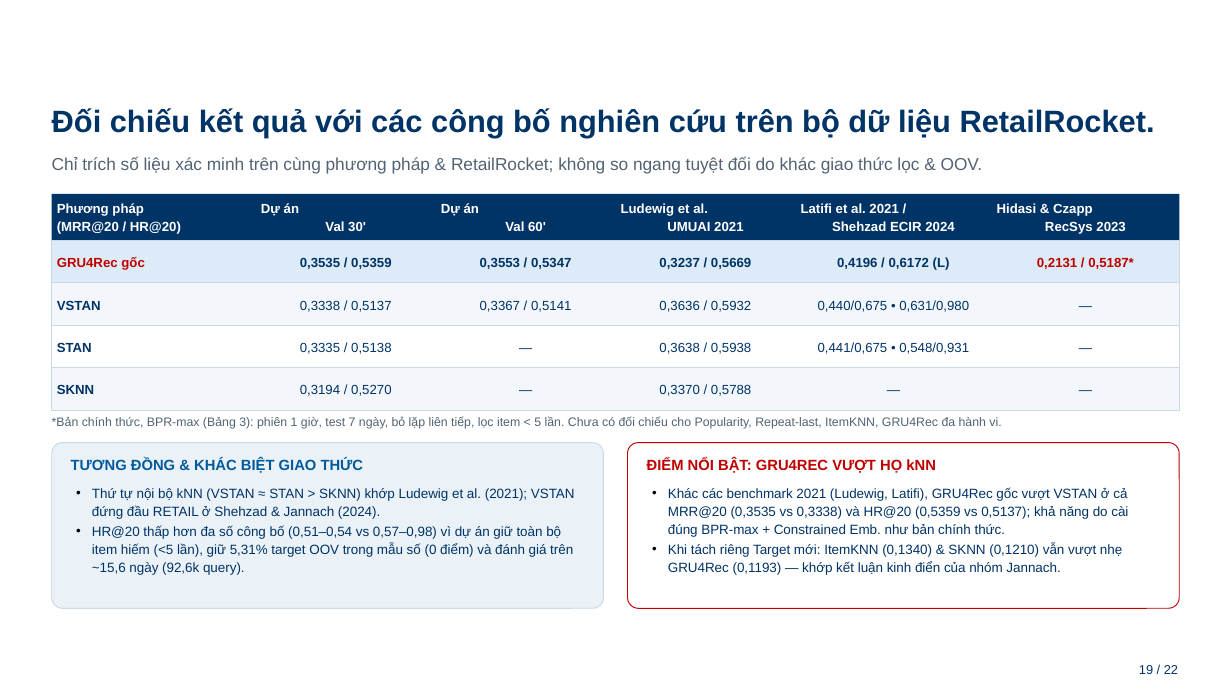
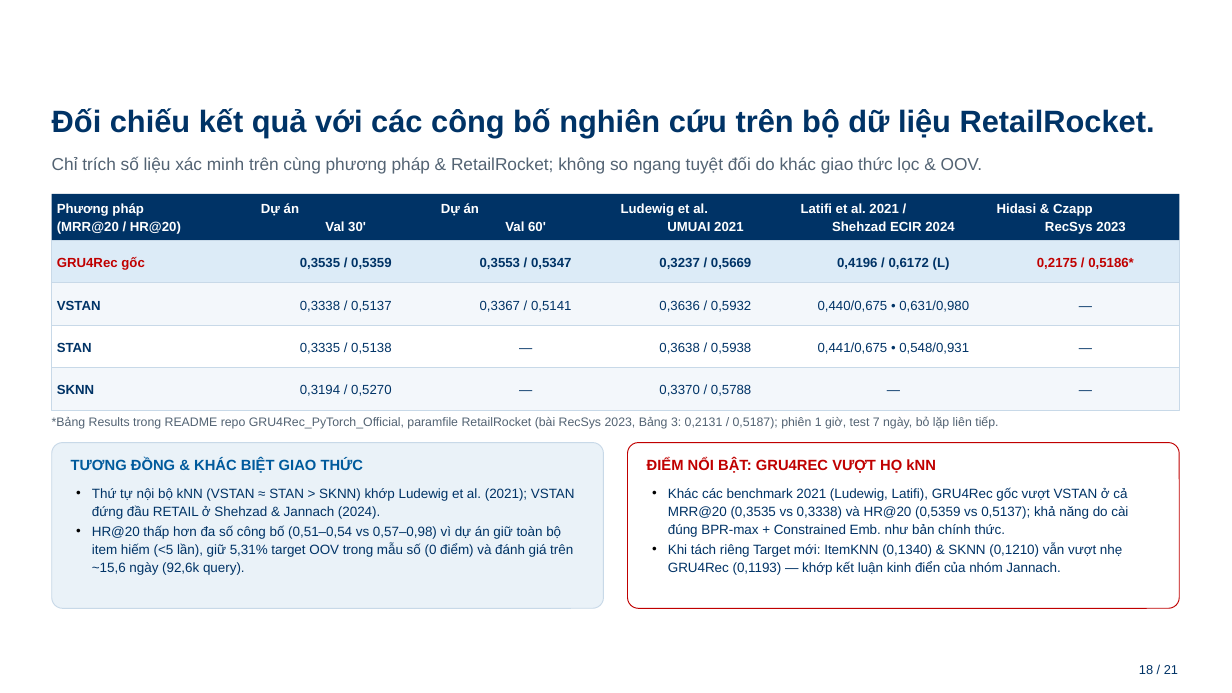
Before and after one commit to Mymark1010/MultiBehavior_Product_Recommendation_System, a slide deck: slide 18 of docs/BAO_CAO_TIEN_DO_PROJECT3_HUST_27_11.pptx (slide 19 before the commit). Drawn at 1232x693 pixels with LibreOffice and Linux fonts; fonts in the diff are those of the drawing; background and template pictures are left out. Boxes give left, top, right and bottom in pixels: in the first picture for what was removed or moved away, otherwise in the second. Text is boxed around its words. In the diff, an @@ line names an element or a change of style, - is before the commit and + after.

Commit message:
Remove notebook 13 (official GRU4Rec check) and its bridge, tests, report and model; deck drops the NB13 slide (21 slides) and cites the official repo README numbers on the literature slide

```diff
--- a/docs/BAO_CAO_TIEN_DO_PROJECT3_HUST_27_11.pptx
+++ b/docs/BAO_CAO_TIEN_DO_PROJECT3_HUST_27_11.pptx
@@ text at box(1037, 257, 1134, 269): text changed @@
-0,2131 / 0,5187*
+0,2175 / 0,5186*
@@ text at box(52, 416, 998, 429): text changed @@
-*Bản chính thức, BPR-max (Bảng 3): phiên 1 giờ, test 7 ngày, bỏ lặp liên tiếp, lọc item < 5 lần. Chưa có đối chiếu cho Popularity, Repeat-last, ItemKNN, GRU4Rec đa hành vi.
+*Bảng Results trong README repo GRU4Rec_PyTorch_Official, paramfile RetailRocket (bài RecSys 2023, Bảng 3: 0,2131 / 0,5187); phiên 1 giờ, test 7 ngày, bỏ lặp liên tiếp.
@@ text at box(1139, 665, 1178, 674): text changed @@
-19 / 22
+18 / 21
```
Also in this commit, not shown: 20 other slides changed, 1 slide removed, 10 other files.
